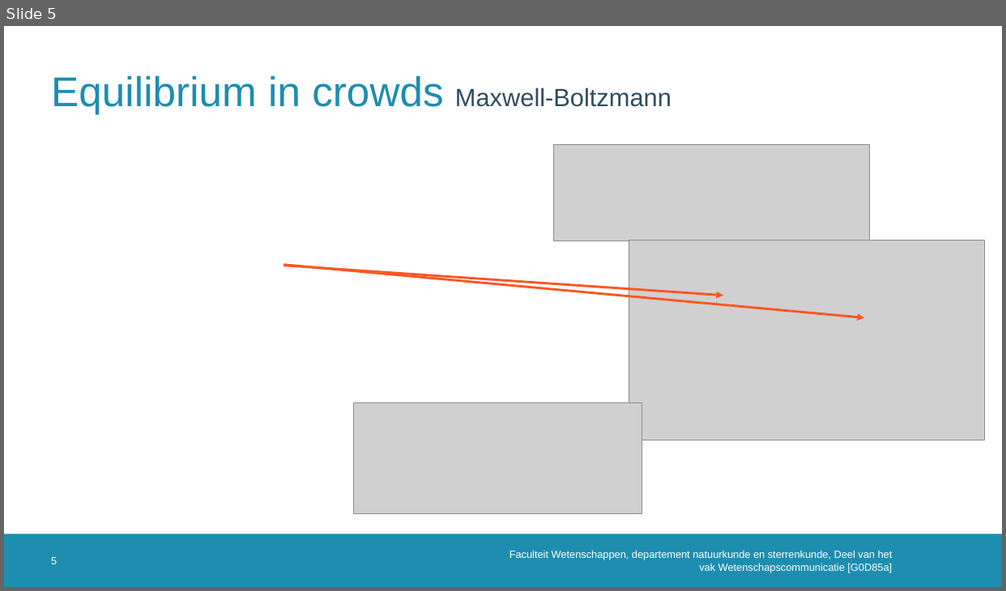
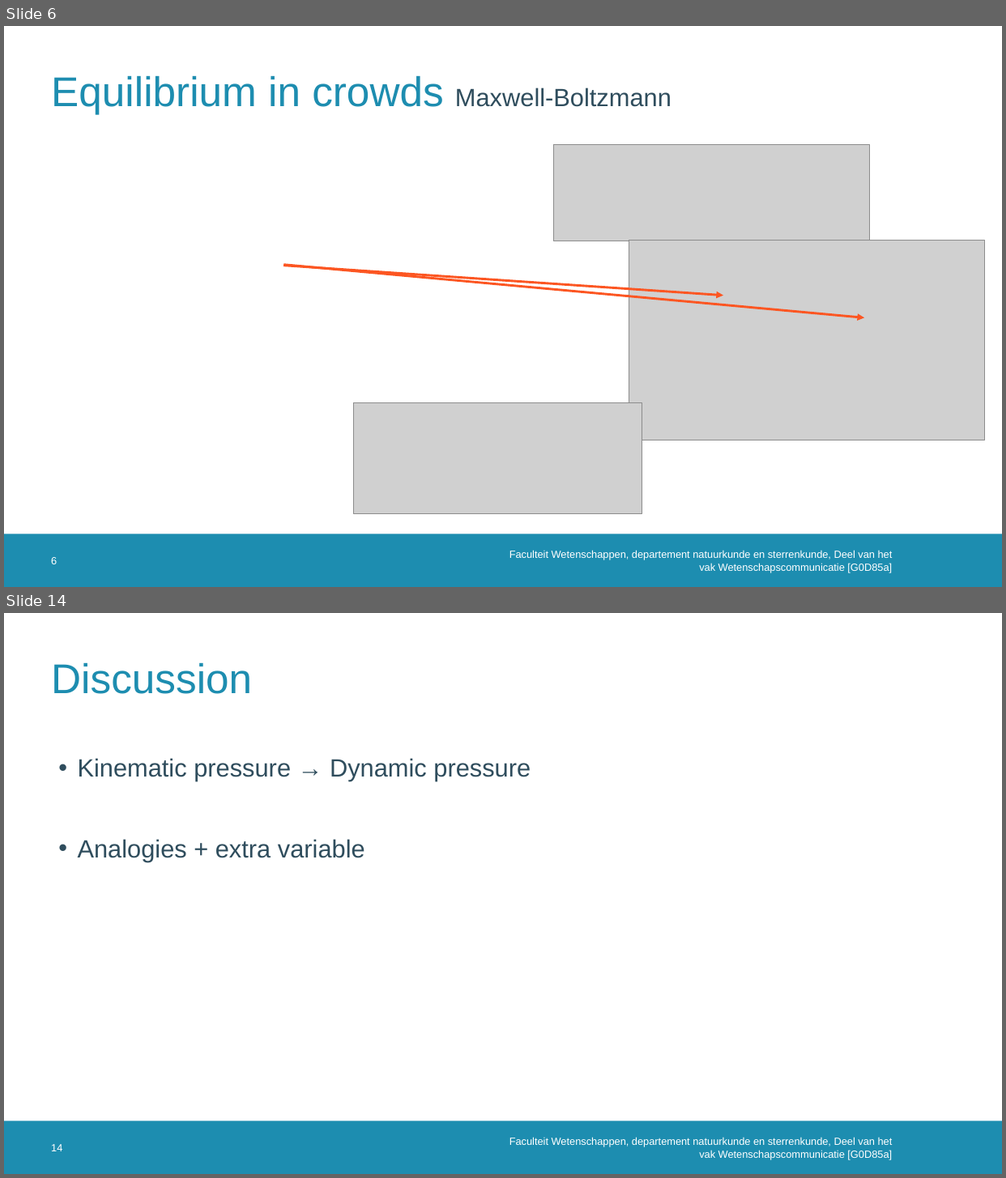
Before and after one commit to MathiMuts/WetCom, a slide deck: Crowds- Li.pptx. Shown one above the other, each under a label of ours: slide 5 before the commit, slides 6 and 14 after it; the slides between them are not shown. The pictures are 1006x591 and 1006x1178 pixels, drawn with LibreOffice and Linux fonts; fonts in the diff are those of the drawing; grey boxes stand for pictures; background and template pictures are left out. Boxes give left, top, right and bottom in pixels: in the first picture for what was removed or moved away, otherwise in the second. Text is boxed around its words. In the diff, an @@ line names an element or a change of style, - is before the commit and + after.

```diff
--- a/Crowds- Li.pptx
+++ b/Crowds- Li.pptx
@@ slide 14 added at <box>4,613,1002,1174</box>, background #FFFFFF; not listed: 1 template element that a slide beside it also shows @@
@@ title added at <box>51,662,252,694</box>, 40 pt, text #1D8DB0 @@
+Discussion
@@ text added at <box>78,758,530,862</box>, 24 pt, text #2F4D5D @@
+• Kinematic pressure → Dynamic pressure
+• Analogies + extra variable
@@ page number added at <box>51,1144,62,1152</box>, 10 pt, text #FFFFFF @@
+14
@@ text added at <box>509,1137,893,1160</box>, 10 pt, text #FFFFFF @@
+Faculteit Wetenschappen, departement natuurkunde en sterrenkunde, Deel van het vak Wetenschapscommunicatie [G0D85a]
@@ what was slide 5 is now slide 6 @@
@@ page number at <box>51,557,57,565</box>: text changed @@
-5
+6
```
Also in this commit, not shown: 4 slides changed, 8 other slides added.
